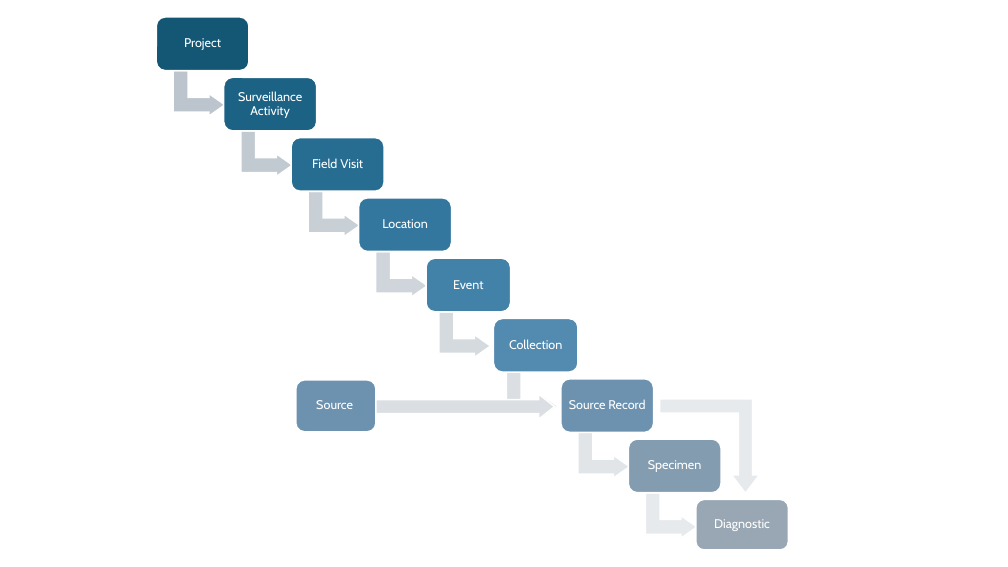
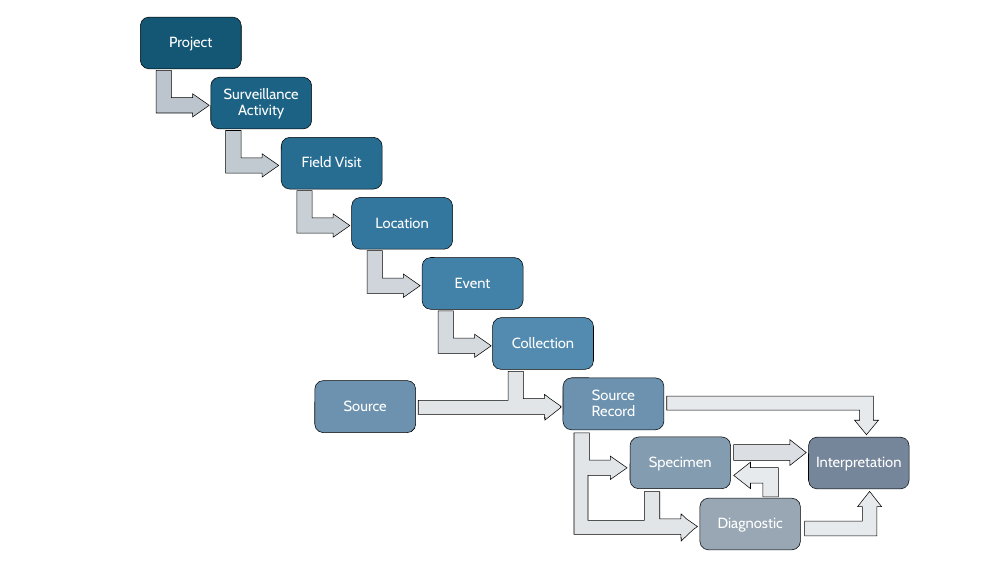
Before and after one commit to dmontecino/WH_Database, a slide deck: slide 11 of Pictures_and_diagrams/diagrams_for_data_model_manual.pptx. Drawn at 1008x567 pixels with LibreOffice and Linux fonts; fonts in the diff are those of the drawing. Boxes give left, top, right and bottom in pixels: in the first picture for what was removed or moved away, otherwise in the second. Text is boxed around its words. In the diff, an @@ line names an element or a change of style, - is before the commit and + after.

```diff
--- a/Pictures_and_diagrams/diagrams_for_data_model_manual.pptx
+++ b/Pictures_and_diagrams/diagrams_for_data_model_manual.pptx
@@ rounded rectangle resized from (x1=157, y1=17, x2=250, y2=70) to (x1=141, y1=17, x2=241, y2=69) @@
@@ text "Project" moved from (x1=184, y1=38, x2=221, y2=50) to (x1=169, y1=36, x2=212, y2=51) @@
@@ bent up arrow moved from (x1=173, y1=71, x2=225, y2=116) to (x1=157, y1=70, x2=209, y2=117) @@
@@ rounded rectangle resized from (x1=224, y1=77, x2=317, y2=131) to (x1=211, y1=77, x2=312, y2=129) @@
@@ text "Surveillance Activity" moved from (x1=238, y1=91, x2=302, y2=118) to (x1=224, y1=88, x2=299, y2=119) @@
@@ bent up arrow moved from (x1=241, y1=131, x2=293, y2=177) to (x1=226, y1=130, x2=279, y2=177) @@
@@ rounded rectangle resized from (x1=291, y1=138, x2=384, y2=191) to (x1=281, y1=138, x2=382, y2=189) @@
@@ text "Field Visit" moved from (x1=312, y1=158, x2=363, y2=168) to (x1=302, y1=156, x2=362, y2=167) @@
@@ bent up arrow moved from (x1=308, y1=192, x2=360, y2=237) to (x1=297, y1=191, x2=350, y2=237) @@
@@ rounded rectangle resized from (x1=358, y1=198, x2=451, y2=252) to (x1=352, y1=197, x2=452, y2=249) @@
@@ bent up arrow moved from (x1=375, y1=252, x2=428, y2=298) to (x1=368, y1=250, x2=420, y2=297) @@
@@ rounded rectangle resized from (x1=426, y1=258, x2=511, y2=312) to (x1=422, y1=258, x2=523, y2=309) @@
@@ rounded rectangle resized from (x1=494, y1=318, x2=578, y2=372) to (x1=493, y1=318, x2=594, y2=369) @@
@@ outline #FFFFFF 1.5 pt to #000000 0.5 pt in 15 elements at (x1=439, y1=311, x2=492, y2=358), (x1=368, y1=250, x2=420, y2=297), (x1=297, y1=191, x2=350, y2=237), (x1=226, y1=130, x2=279, y2=177), (x1=352, y1=197, x2=452, y2=249), (x1=563, y1=378, x2=664, y2=430), (x1=157, y1=70, x2=209, y2=117), (x1=281, y1=138, x2=382, y2=189), (x1=700, y1=498, x2=801, y2=550), (x1=211, y1=77, x2=312, y2=129), (x1=630, y1=437, x2=730, y2=488), (x1=141, y1=17, x2=241, y2=69), (x1=422, y1=258, x2=523, y2=309), (x1=493, y1=318, x2=594, y2=369), (x1=315, y1=380, x2=415, y2=433) @@
@@ rounded rectangle resized from (x1=296, y1=380, x2=376, y2=433) to (x1=315, y1=380, x2=415, y2=433) @@
@@ size 12 to 14 pt in 10 elements at (x1=375, y1=217, x2=428, y2=228), (x1=718, y1=518, x2=783, y2=532), (x1=302, y1=156, x2=362, y2=167), (x1=592, y1=389, x2=636, y2=416), (x1=649, y1=456, x2=712, y2=471), (x1=224, y1=88, x2=299, y2=119), (x1=169, y1=36, x2=212, y2=51), (x1=455, y1=277, x2=491, y2=288), (x1=512, y1=337, x2=574, y2=348), (x1=344, y1=400, x2=387, y2=411) @@
@@ text "Source" moved from (x1=316, y1=400, x2=353, y2=409) to (x1=344, y1=400, x2=387, y2=411) @@
@@ freeform shape added at (x1=419, y1=372, x2=561, y2=420), fill #E2E5E8, outline #000000 0.5 pt @@
@@ bent up arrow removed at (x1=506, y1=372, x2=558, y2=418) @@
@@ rounded rectangle resized from (x1=561, y1=379, x2=654, y2=433) to (x1=563, y1=378, x2=664, y2=430) @@
@@ right arrow removed at (x1=376, y1=394, x2=554, y2=420) @@
@@ bent up arrow removed at (x1=660, y1=399, x2=760, y2=493) @@
@@ bent up arrow added at (x1=667, y1=396, x2=879, y2=435), fill #E8EAED, outline #000000 0.5 pt @@
@@ freeform shape added at (x1=574, y1=433, x2=697, y2=541), fill #E2E5E8, outline #000000 0.5 pt @@
@@ bent up arrow removed at (x1=578, y1=433, x2=630, y2=478) @@
@@ rounded rectangle resized from (x1=628, y1=439, x2=721, y2=493) to (x1=630, y1=437, x2=730, y2=488) @@
@@ right arrow added at (x1=734, y1=440, x2=807, y2=466), fill #DCE0E4, outline #000000 0.5 pt @@
@@ rounded rectangle added at (x1=809, y1=437, x2=910, y2=488), fill #75859A, outline #000000 0.5 pt @@
@@ rectangle added at (x1=811, y1=440, x2=907, y2=487), fill #75859A, 14 pt, text #FFFFFF @@
+Interpretation
@@ bent up arrow added at (x1=734, y1=462, x2=778, y2=497), fill #E8EAED, outline #000000 0.5 pt @@
@@ bent up arrow removed at (x1=645, y1=493, x2=698, y2=539) @@
@@ rounded rectangle resized from (x1=696, y1=500, x2=789, y2=551) to (x1=700, y1=498, x2=801, y2=550) @@
@@ bent up arrow added at (x1=805, y1=492, x2=882, y2=536), fill #E8EAED, outline #000000 0.5 pt @@
```
Also in this commit, not shown: 3 other slides changed, 26 other files.
